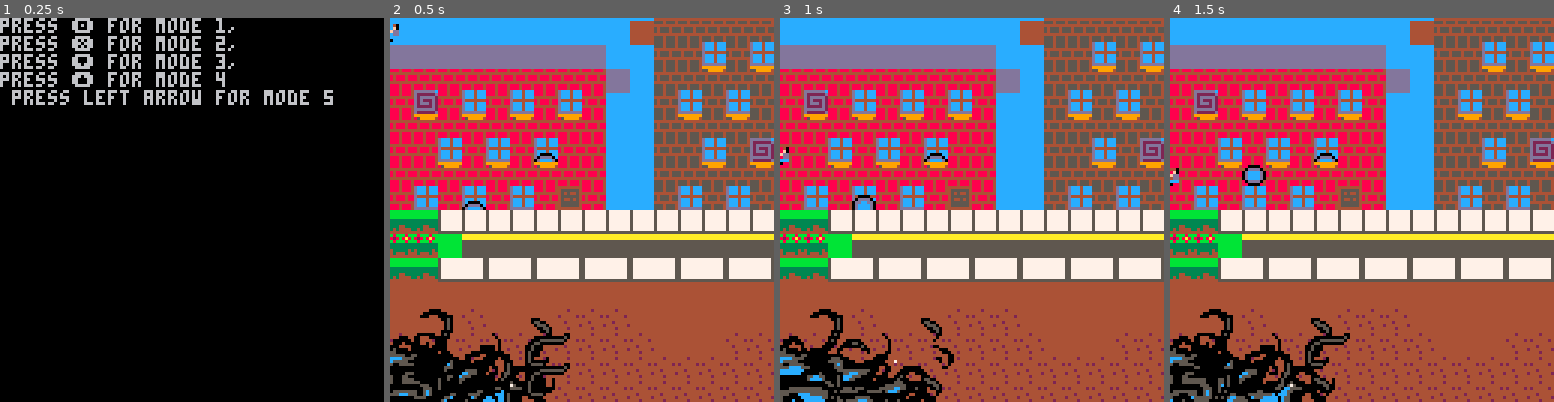
Above: before the commit, frames 1-4 (left to right).
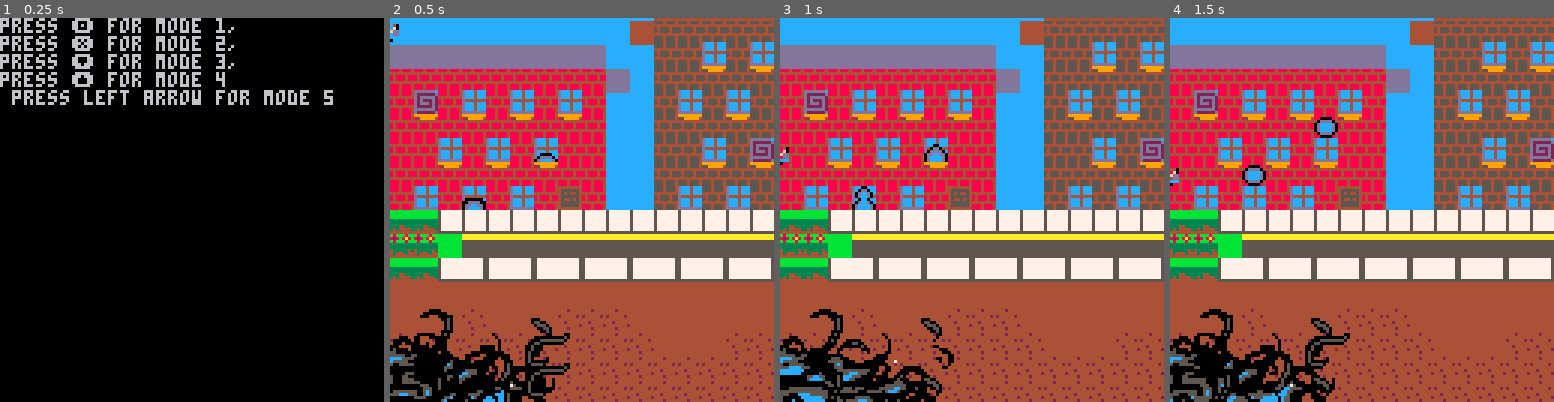
Above: after the commit, the same moments.

Repository: llopez020/Anxiety-at-its-Finest
Game: PICO-8 cartridge newbase.p8
The game is run twice, just before and just after one commit, with the same random seed, the same clock (stepped at 60 frames per second) and the same inputs.
Inputs:
- Up to frame 1 (0.25 s): no input
- Up to frame 2 (0.5 s): tap O (Z key) at 0.33 s
- Up to frame 3 (1 s): tap O (Z key) at 0.7 s
- Up to frame 4 (1.5 s): tap X (X key) at 1.07 s; tap O (Z key) at 1.43 s

Frame 1 is identical in both runs. In frame 2, 0.1% of the frame differs, in the area x 18-25%, y 46-50%; in frame 3, 0.3%; in frame 4, 0.4%, in the area x 37-44%, y 25-38%.

Commit message:
random gen blob, no scroll back

Diff:
--- a/building_generator.lua
+++ b/building_generator.lua
@@ -59,8 +59,8 @@
                     spawn = available_spawners[(flr(rnd(#available_spawners)) + 1)]
                     mset( floor_x_start, map_y_start-1, spawn)
                     if(spawn == 247) then
-                        --create_object("blob",247,floor_x_start*8,(map_y_start-1)*8,8,7)
-                        --mset(floor_x_start,map_y_start-1,0)
+                        create_object("blob",247,floor_x_start*8+building_data.xoffset_camera,(map_y_start-1)*8,8,7)
+                        mset(floor_x_start,map_y_start-1,0)
                     end
                     current_spawners += 1
                 end
--- a/newbase.p8
+++ b/newbase.p8
@@ -179,7 +179,7 @@
 
 -- moves map if player is in middle of screen
 if player.x>64 and mapx<mapwidth-8 then player.x=64 end
-if player.x<64 and mapx>=0+8 then player.x=64 end
+--if player.x<64 and mapx>=0+8 then player.x=64 end --no scroll back
 if player.y>64 and mapy<mapheight-7.875 then player.y=64 end
 if player.y<64 and mapy>=0+8 then player.y=64 end
 
@@ -815,7 +815,7 @@
 0000000000000000000000000000000000000000000000000000000000000000000000000000000000000000000000000000000000000000000000000000000000000000000000000000000000000000000000000000000000000000000000000000000000000000000000000000000000000000000000000000000000000000
 0000000000000000000000000000000000000000000000000000000000000000000000000000000000000000000000000000000000000000000000000000000000000000000000000000000000000000000000000000000000000000000000000000000000000000000000000000000000000000000000000000000000000000
 000000f700000000000000000000000000000000000000000000000000000000000000000000000000000000000000000000000000000000000000000000000000000000000000000000000000000000000000000000000000000000000000000000000000000000000000000000000000000000000000000000000000000000
-2f2f333333333333333333333333333333330000333333333333333333333333333333333333333333333333333333333333333333333333333333333333333333333333333333333333333333333333333333333333333333333333333333333333333333333333333333333333333333333333333333333333333333333333
+2f2f333333333333333333333333333333333333333333333333333333333333333333333333333333333333333333333333333333333333333333333333333333333333333333333333333333333333333333333333333333333333333333333333333333333333333333333333333333333333333333333333333333333333
 3f3f3e3838383838383838383838383838383838383e3e3e3e3e3e3e2e3e3e2f0d0d0d1e1e1e1e1e38383838383838383838383838383838383838383838383838383838383838383838383838383838383838383838383838383838383838383838383838383838383838383838383838383838383838383838383838383838
 2f2f3335333533353335333533353335333533352f2f1e1e1e1e2f2f2f2f2f0d0d0d1e1e1e1e1e0d33353335333533353335333533353335333533353335353335333533353335333533353335333533353335333533353335333533353335333533353335333533353335333533353335333533353335333533353335333533
 0d0d0d0d0d0d0d0d0d0d0d0d0d0d0d0d0d0d0d0d0d0d2f2f1e1e1e0d1e0d0d0d0d0d1e1e1e1e1e1e0d0d0d0d0d0d1e0d0d0d0d0d0d0d0d0d0d0d0d0d0d0d0d0d0d0d0d0d0d0d0d0d0d0d0d0d0d1e0d0d0d0d0d0d0d0d0d0d0d0d0d0d0d1e0d0d0d0d0d0d0d0d0d0d0d0d0d0d0d1e0d0d0d0d0d0d0d0d0d0d0d0d0d0d0d1e0d0d
Not shown, changed: the music (__music__) section of newbase.p8
Not shown, changed: the sound effects (__sfx__) section of newbase.p8
